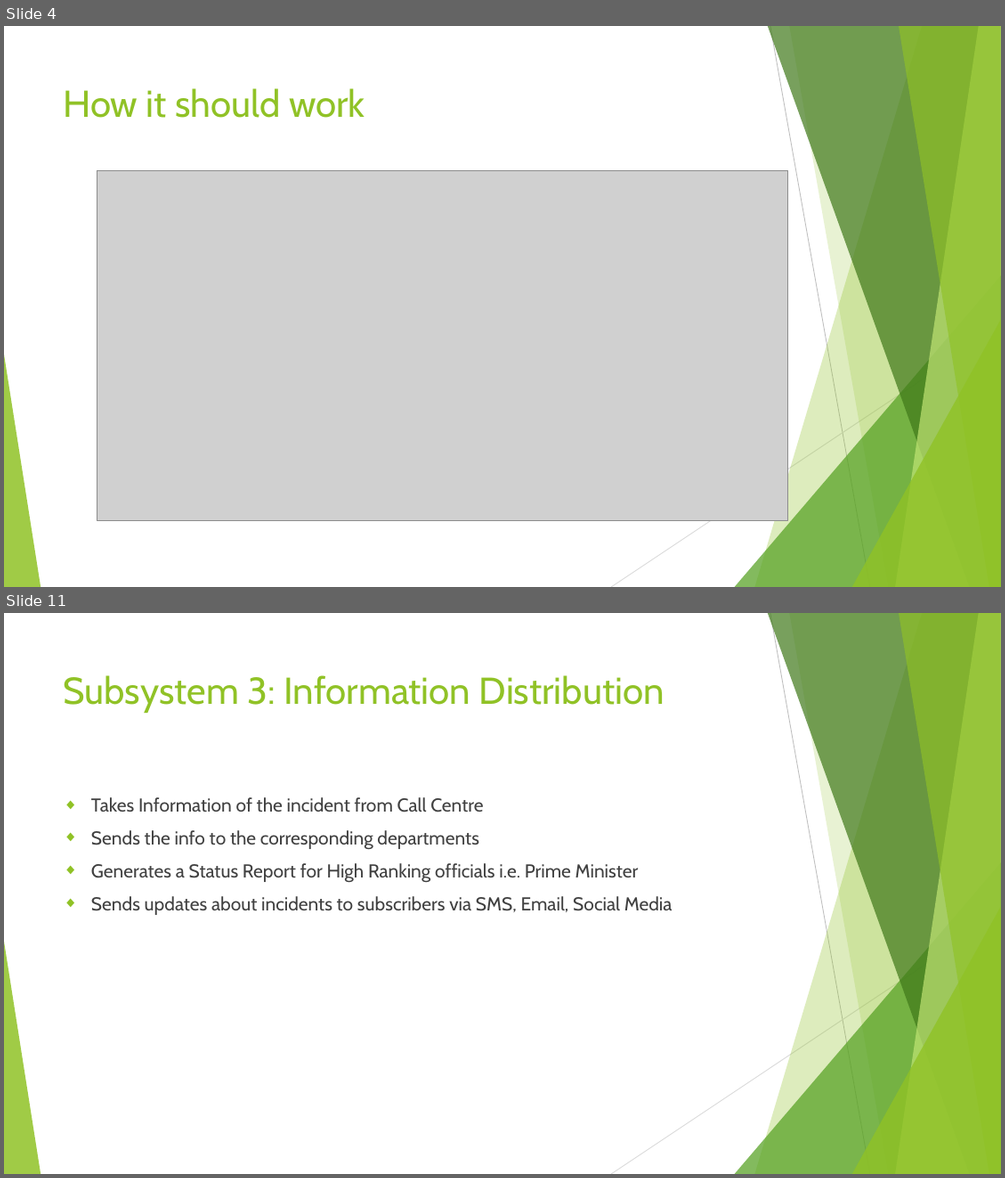
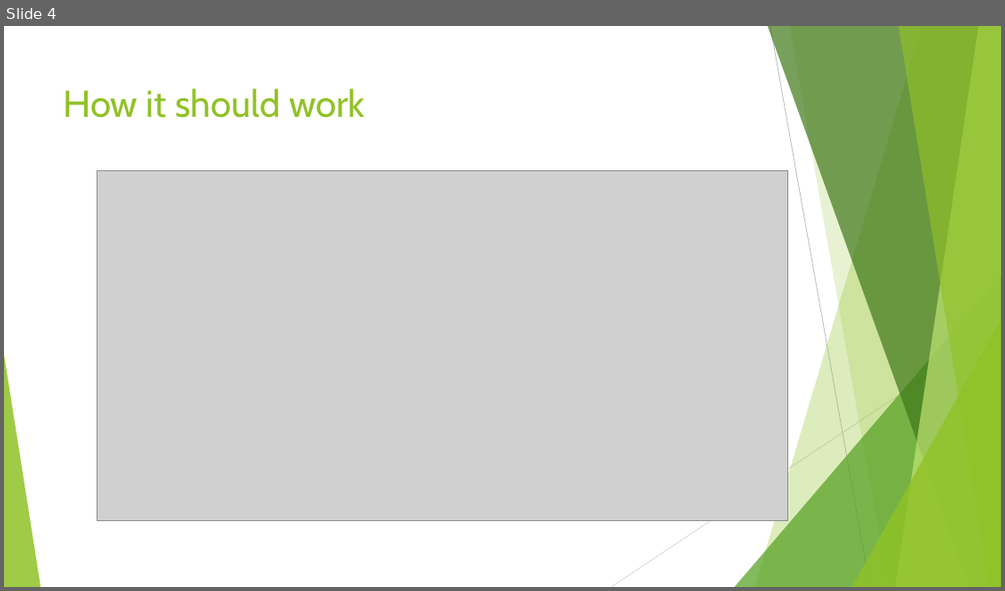
Before and after one commit to horaceyoung/Crisis-Management-System, a slide deck: Presentation Slides new.pptx. Shown one above the other, each under a label of ours: slides 4 and 11 before the commit, slide 4 after it; the slides between them are not shown. The pictures are 1005x1178 and 1005x591 pixels, drawn with LibreOffice and Linux fonts; fonts in the diff are those of the drawing; grey boxes stand for pictures. Boxes give left, top, right and bottom in pixels: in the first picture for what was removed or moved away, otherwise in the second. Text is boxed around its words. In the diff, an @@ line names an element or a change of style, - is before the commit and + after.

```diff
--- a/Presentation Slides new.pptx
+++ b/Presentation Slides new.pptx
@@ slide 11 removed at (4,613,1001,1174), background #FFFFFF; not listed: 10 template elements that a slide beside it also shows @@
@@ title removed at (63,675,664,713) @@
-Subsystem 3: Information Distribution
@@ text removed at (91,797,672,915) @@
-◆ Takes Information of the incident from Call Centre
-◆ Sends the info to the corresponding departments
-◆ Generates a Status Report for High Ranking officials i.e. Prime Minister
-◆ Sends updates about incidents to subscribers via SMS, Email, Social Media
```
Also in this commit, not shown: 5 slides changed, 3 other slides removed.
